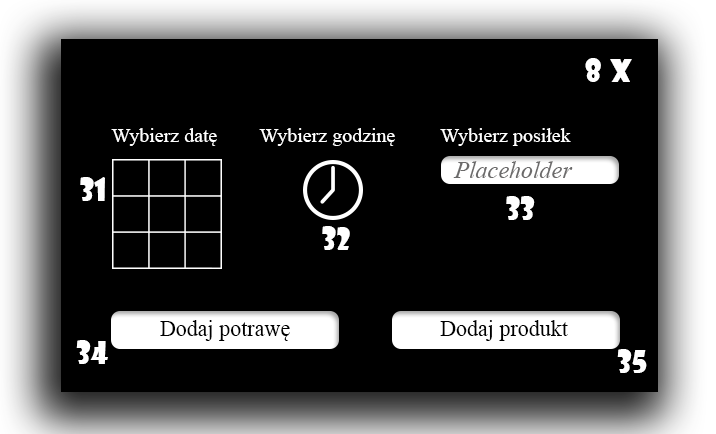
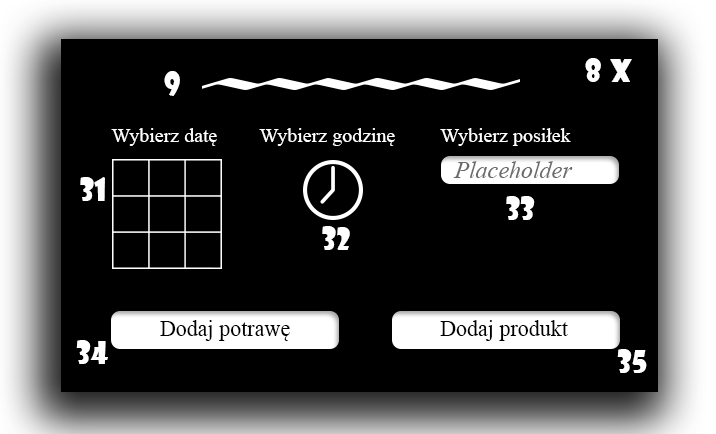
The second 716 x 434 image is a revision of the first. Changes to its layers:
added layer "Kształt 1" above "9" over (x1=202, y1=78, x2=520, y2=90)
added layer "9" above "35" over (x1=164, y1=71, x2=180, y2=96)
